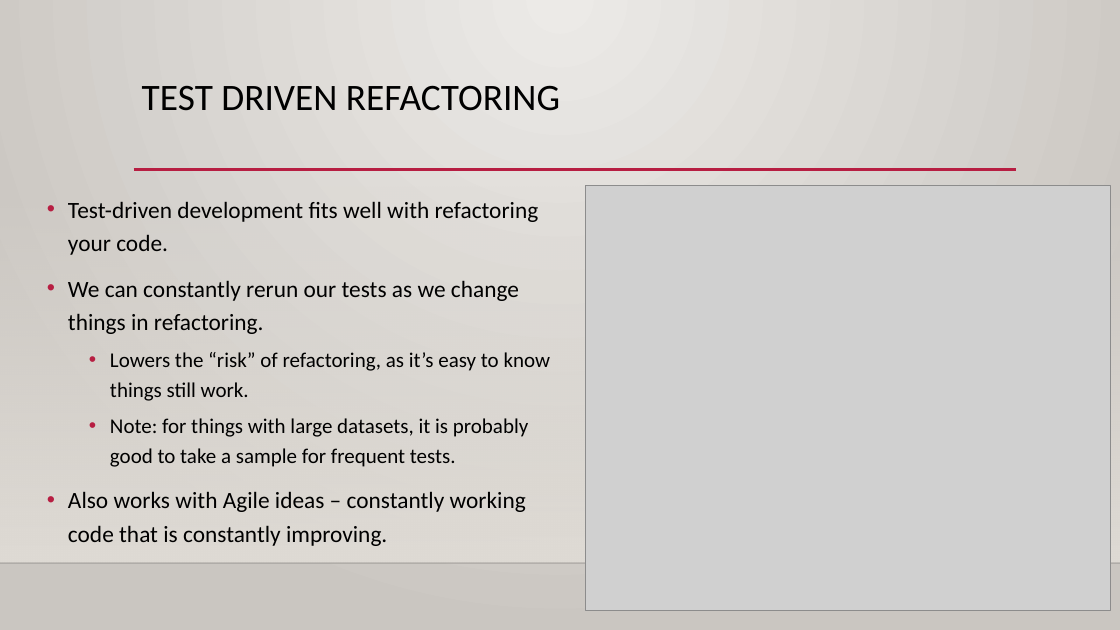
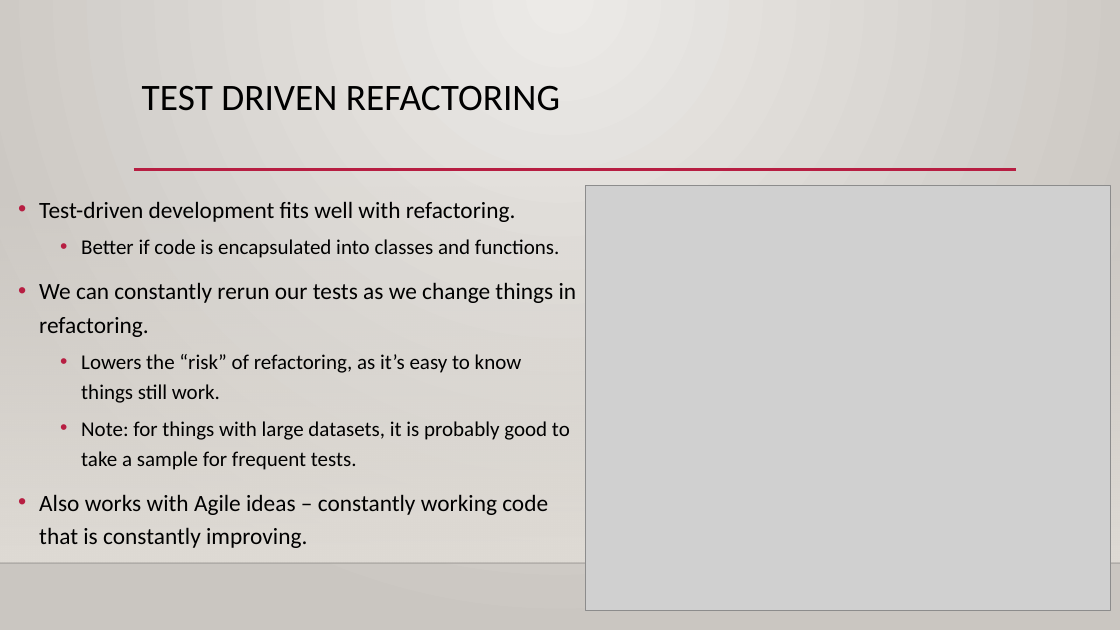
Before and after one commit to okohnkay/Programming_Basics_for_ML, a slide deck: slide 13 of course_material/slides/019_test_driven.pptx (slide 9 before the commit). Drawn at 1120x630 pixels with LibreOffice and Linux fonts; fonts in the diff are those of the drawing; grey boxes stand for pictures; background and template pictures are left out. Boxes give left, top, right and bottom in pixels: in the first picture for what was removed or moved away, otherwise in the second. Text is boxed around its words. In the diff, an @@ line names an element or a change of style, - is before the commit and + after.

```diff
--- a/course_material/slides/019_test_driven.pptx
+++ b/course_material/slides/019_test_driven.pptx
@@ text "Test-driven development fits well with ...": place and size @@
-text "Test-driven development fits well with ..." at <box>68,201,551,546</box>
+text "Test-driven development fits well with ..." at <box>39,201,577,548</box>
@@ text at <box>39,201,560,258</box>: text changed; size 20 to 18 pt @@
-• Test-driven development fits well with refactoring your code.
+• Test-driven development fits well with refactoring.
+  • Better if code is encapsulated into classes and functions.
```
Also in this commit, not shown: 6 other slides changed, 4 slides added, 1 other file.
